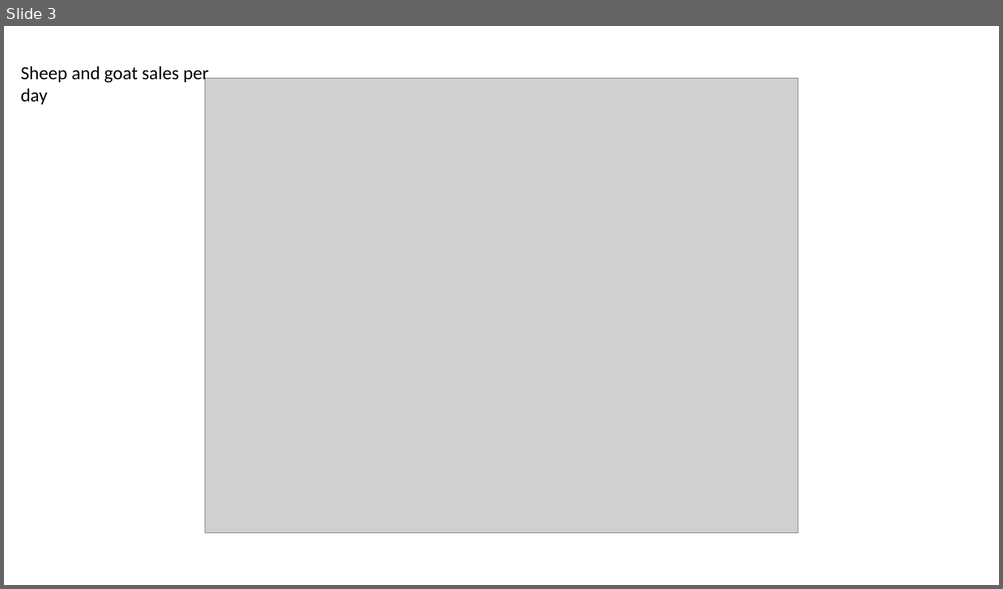
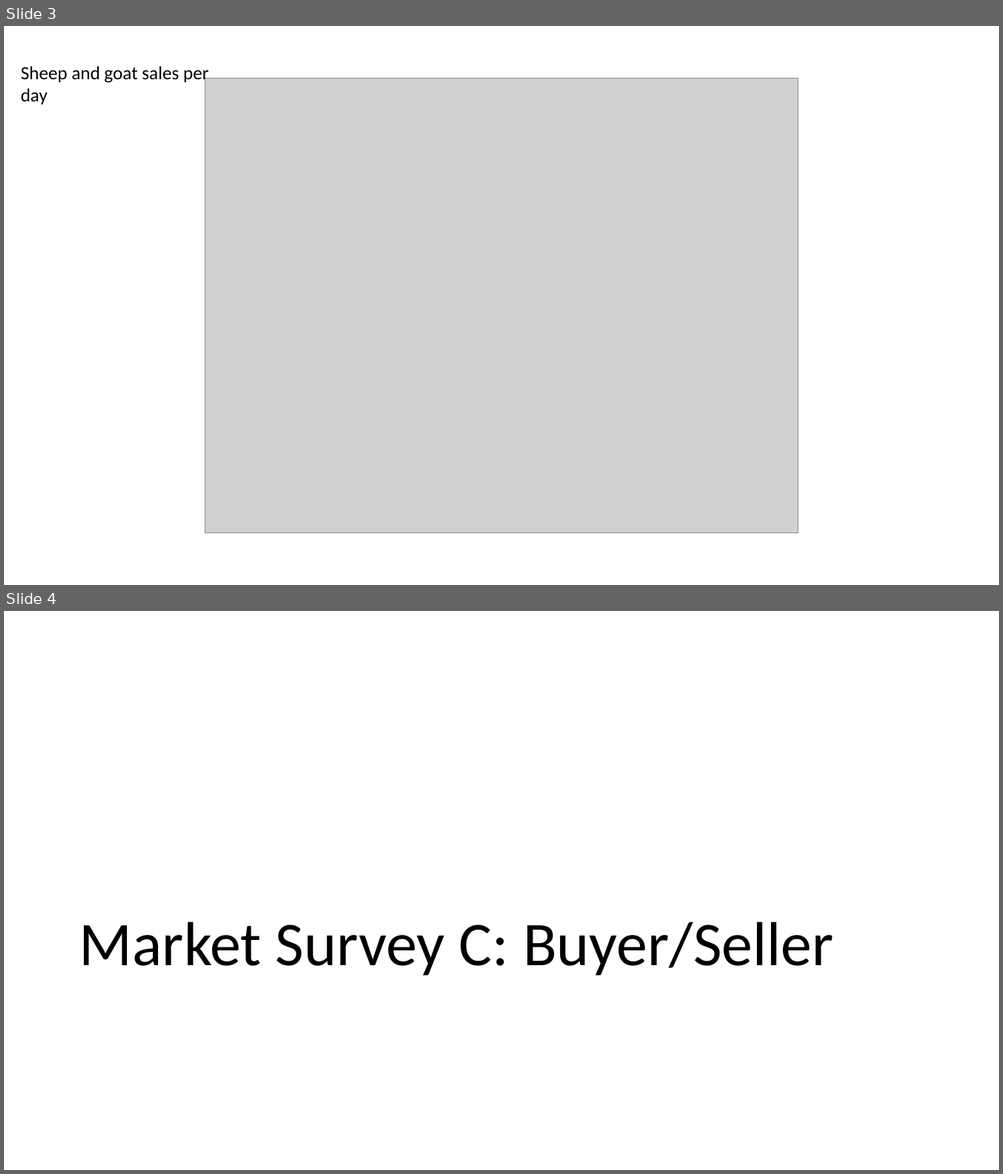
Before and after one commit to BethSavagar/Tanzania_markets, a slide deck: results-presentations/markets-descriptive-analysis.pptx. Shown one above the other, each under a label of ours: slide 3 before the commit, slides 3 and 4 after it. The pictures are 1003x589 and 1003x1174 pixels, drawn with LibreOffice and Linux fonts; fonts in the diff are those of the drawing; grey boxes stand for pictures. Boxes give left, top, right and bottom in pixels: in the first picture for what was removed or moved away, otherwise in the second. Text is boxed around its words. In the diff, an @@ line names an element or a change of style, - is before the commit and + after.

Commit message:
developing descriptive analysis of market data

```diff
--- a/results-presentations/markets-descriptive-analysis.pptx
+++ b/results-presentations/markets-descriptive-analysis.pptx
@@ slide 4 added at [4, 611, 999, 1170], background #FFFFFF @@
@@ title added at [79, 922, 834, 976], 60 pt, text #000000 @@
+Market Survey C: Buyer/Seller
```
Also in this commit, not shown: 9 other slides added, 54 other files.
